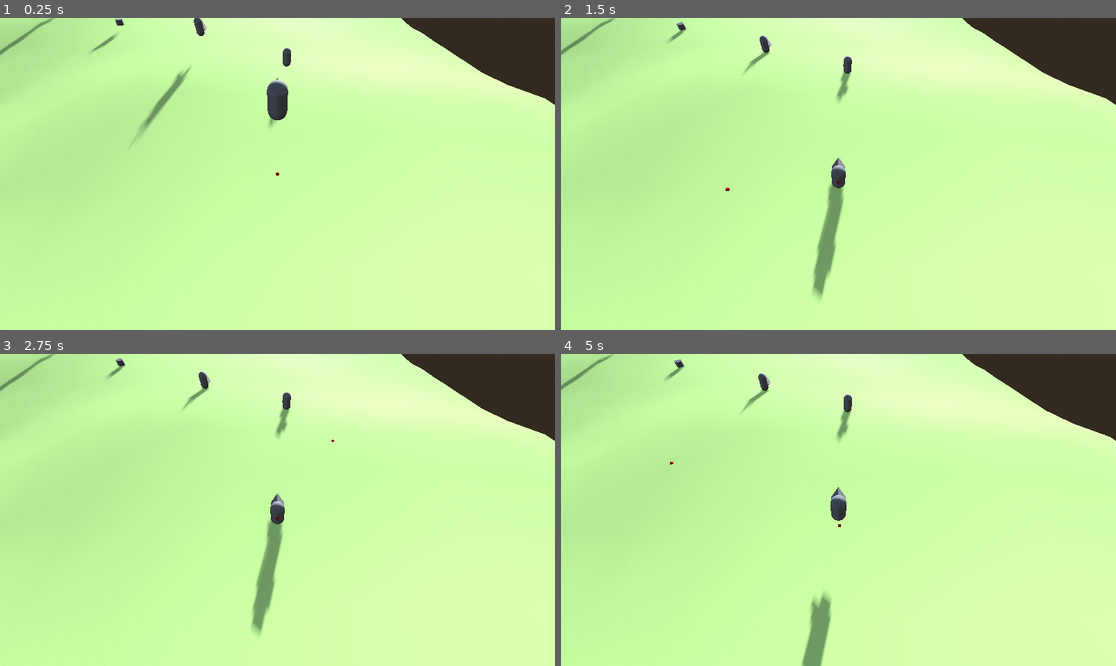
Above: before the commit, frames 1-4 (two rows, left to right).
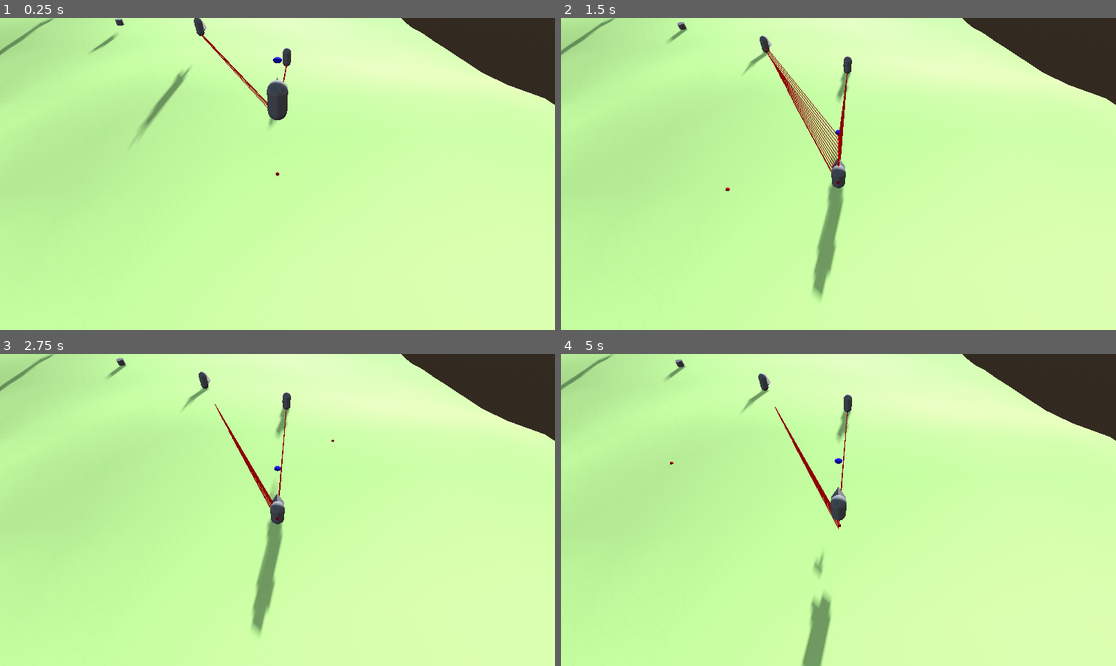
Above: after the commit, the same moments.

Repository: 6ixpoolgames/ProjectVibe
Game: Godot game, scene res://root.tscn
Two runs of this game, one before a commit and one after it. Both use one fixed random seed, a clock stepped at 60 frames per second and the inputs below.
Inputs (mouse positions are in pixels of both pictures, inside the frame that each line leads up to):
- Up to frame 1 (0.25 s): no input
- Up to frame 2 (1.5 s): tap Enter at 0.5 s; move the mouse to (960, 158) at 0.52 s; hold D (move_right) 0.53-1.28 s; click (960, 158) at 0.6 s; tap Space (move_jump) at 0.77 s; move the mouse to (727, 189) at 1.27 s; hold S (move_backward) from 1.28 s (still down); tap Middle mouse button (middleMouse_button) at 1.35 s
- Up to frame 3 (2.75 s): tap Space (move_jump) at 1.52 s; move the mouse to (333, 441) at 2.02 s; release S (move_backward) at 2.03 s; hold D (move_right) from 2.03 s (still down); hold Shift (move_sprint) from 2.03 s (still down)
- Up to frame 4 (5 s): move the mouse to (810, 572) at 2.77 s; release D (move_right) at 2.78 s; release Shift (move_sprint) at 2.78 s; hold W (move_forward) 2.78-3.53 s; right-click (810, 572) at 2.85 s; tap Space (move_jump) at 3.02, 3.77, 4.52 s; move the mouse to (1005, 556) at 3.52 s; hold A (move_left) from 3.53 s (still down); tap Mouse wheel down (scrollWheel_down) at 3.6 s; move the mouse to (672, 463) at 4.27 s; tap Mouse wheel up (scrollWheel_up) at 4.35 s

The runs differ from the first frame. In frame 1, 0.2% of the frame differs, in the area x 36-52%, y 5-29%; in frame 2, 0.7%, in the area x 20-52%, y 1-50%; in frame 3, 0.3%; in frame 4, 0.4%.
Error before the commit: Parse Error: Identifier "StateManager" not declared in the current scope. (res://assets/scripts/AIUnitManager.gd:22)

Commit message:
some minor code corrections. References still broken and need fixing but it at least runs

Diff:
--- a/assets/scripts/AIUnitManager.gd
+++ b/assets/scripts/AIUnitManager.gd
@@ -122,6 +122,7 @@
 var CameraControllerArm: PawnCameraController
 var AIManager: AIUnitManager
 var SensingComponent: AISensingComponent
+var StateManager: AIStateManagerComponent
 func set_references(references:Array[Node])->void:
 	for r in references:
 		if r is CharacterPawn3D:
--- a/assets/scripts/singletons/GlobalTools.gd
+++ b/assets/scripts/singletons/GlobalTools.gd
@@ -12,7 +12,7 @@
 	return ascendants
 
 ##returns array of all descendant nodes. Can be offloaded to global tools singleton probably
-func get_all_descendants(node: Node, descendants: Array = []) -> Array:
+func get_all_descendants(node: Node, descendants: Array[Node] = []) -> Array[Node]:
 	for child in node.get_children():
 		descendants.append(child)
 		get_all_descendants(child, descendants)
--- a/root.tscn
+++ b/root.tscn
@@ -207,8 +207,6 @@
 
 [node name="AIUnitManager" type="Node3D" parent="HeroPawn"]
 script = ExtResource("7_bf3um")
-polling_freq_frame_count = null
-polling_group = null
 metadata/_custom_type_script = "uid://cwxtrbi3gjvc6"
 
 [node name="StatManagerComponent" type="Node" parent="HeroPawn"]
